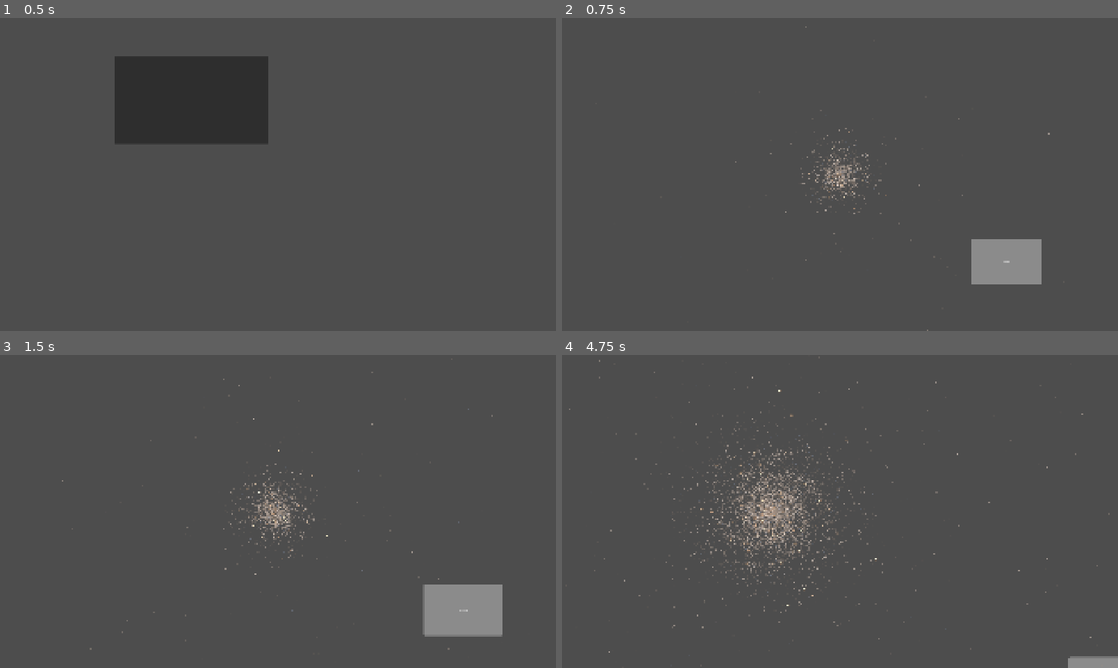
Above: before the commit, frames 1-4 (two rows, left to right).
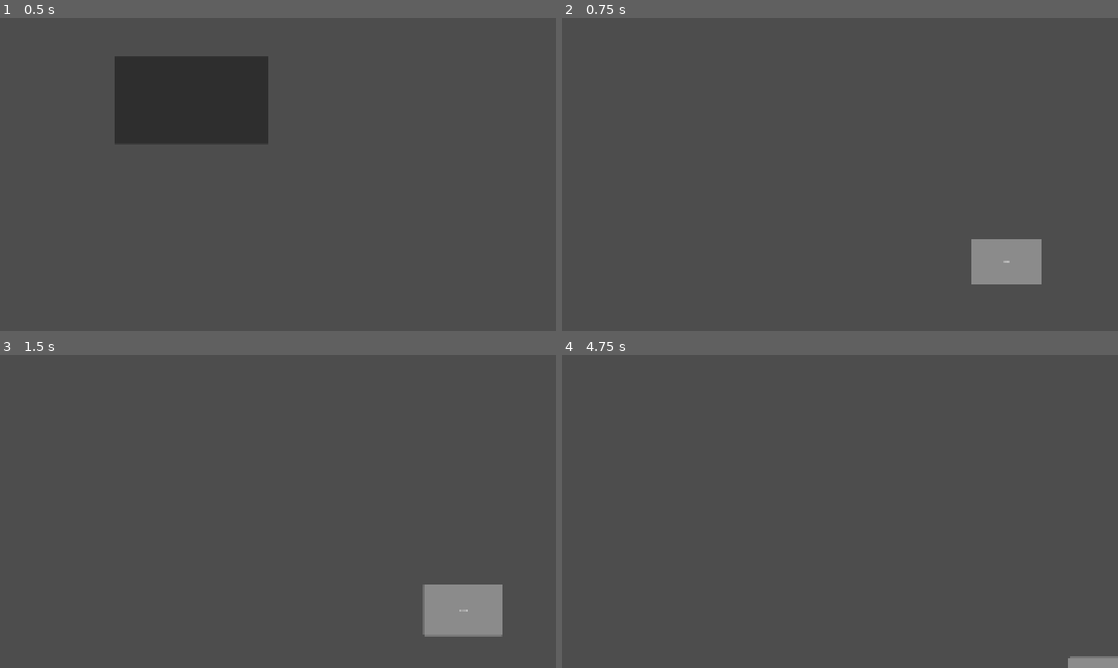
Above: after the commit, the same moments.

Repository: anzac9425/project-universe-hardcore-4x
Game: Godot game, scene res://scenes/Main.tscn
Two runs of this game, one before a commit and one after it. Both use one fixed random seed, a clock stepped at 60 frames per second and the inputs below.
Inputs (mouse positions are in pixels of both pictures, inside the frame that each line leads up to):
- Up to frame 1 (0.5 s): no input
- Up to frame 2 (0.75 s): click (751, 99) at 0.5 s
- Up to frame 3 (1.5 s): tap Enter at 1.25 s; move the mouse to (400, 495) at 1.27 s; hold D from 1.28 s (still down); hold Z from 1.28 s (still down); click (400, 495) at 1.42 s
- Up to frame 4 (4.75 s): release D at 2 s; release Z at 2 s; drag from (728, 527) to (812, 574) at 2.02 s; tap Space at 2.75 s; move the mouse to (895, 442) at 2.77 s; hold D 2.78-3.5 s; hold Z 2.78-3.5 s; drag from (812, 574) to (673, 464) at 3.52 s; tap Enter at 4.25 s; move the mouse to (1006, 558) at 4.27 s; hold A from 4.28 s (still down); hold Z from 4.28 s (still down)

Frame 1 is identical in both runs. In frame 2, 0.5% of the frame differs, in the area x 31-88%, y 2-100%; in frame 3, 0.7%; in frame 4, 2.7%, in the area x 1-99%, y 0-96%.
Error after the commit: Parse Error: Cannot infer the type of "ring_width" variable because the value doesn't have a set type. (res://scripts/scenes/Ingame/ingame.gd:87)

Commit message:
Add SMBH overlay visualization in ingame map

Diff:
--- a/scripts/scenes/Ingame/ingame.gd
+++ b/scripts/scenes/Ingame/ingame.gd
@@ -7,6 +7,11 @@
 const STAR_BASE_SIZE := 2.2
 const STAR_MAX_SIZE := 11.5
 const STAR_MAP_SCALE := 16.0
+const SMBH_BASE_RADIUS := 10.0
+const SMBH_MAX_RADIUS := 58.0
+const SMBH_RING_MIN := 12.0
+const SMBH_RING_MAX := 130.0
+const SMBH_JET_MAX_LENGTH := 460.0
 
 var _star_field: MultiMeshInstance2D
 
@@ -22,9 +27,104 @@
 		return
 
 	draw_circle(Vector2.ZERO, SYSTEM_DOT_RADIUS * 1.4, GALAXY_CENTER_COLOR)
+	_draw_smbh_overlay()
 
 	for system in GameSession.galaxy.systems:
 		draw_circle(system.location, SYSTEM_DOT_RADIUS, SYSTEM_COLOR)
+
+
+func _draw_smbh_overlay() -> void:
+	var galaxy := GameSession.galaxy
+	if galaxy == null or galaxy.accretion_disk == null:
+		return
+
+	var ad := galaxy.accretion_disk
+	var p_exist := clamp(ad.p_bh_exist, 0.0, 1.0)
+	if not ad.has_bh and p_exist <= 0.01:
+		return
+
+	var has_bh_factor := 1.0 if ad.has_bh else 0.40
+	var bh_mass := max(ad.m_bh_kg / C.SOLAR_MASS, 0.0)
+	var log_m := ad.log10_m_bh_msun if is_finite(ad.log10_m_bh_msun) else 0.0
+	var mass_norm := clamp((log_m - 5.0) / 5.0, 0.0, 1.0)
+	if mass_norm <= 0.0 and bh_mass > 0.0:
+		mass_norm = clamp(log(1.0 + bh_mass) / log(1.0 + 1.0e10), 0.0, 1.0)
+
+	var core_radius := lerp(SMBH_BASE_RADIUS, SMBH_MAX_RADIUS, mass_norm)
+	core_radius *= has_bh_factor * (0.75 + 0.25 * p_exist)
+
+	var spin_norm := clamp((ad.spin_a + 1.0) * 0.5, 0.0, 1.0)
+	var eta_norm := clamp((ad.eta_rad - 0.03) / 0.39, 0.0, 1.0)
+	var p_mass_norm := clamp(ad.p_bh_mass, 0.0, 1.0)
+	var coherent_norm := clamp(ad.p_coherent, 0.0, 1.0)
+	var fuel_norm := clamp(ad.p_fuel, 0.0, 1.0)
+	var disk_prob_norm := clamp(ad.p_disk, 0.0, 1.0)
+	var lambda_norm := clamp((ad.log10_lambda_proxy + 6.0) / 7.0, 0.0, 1.0) if is_finite(ad.log10_lambda_proxy) else 0.0
+	var lum_norm := clamp((ad.log10_l_bol_lsun + 2.0) / 16.0, 0.0, 1.0) if is_finite(ad.log10_l_bol_lsun) else 0.0
+	var edd_norm := clamp((ad.log10_l_edd_lsun + 3.0) / 16.0, 0.0, 1.0) if is_finite(ad.log10_l_edd_lsun) else 0.0
+	var obscured_norm := clamp(ad.p_obscured, 0.0, 1.0)
+	var jet_prob_norm := clamp(ad.p_jet, 0.0, 1.0)
+	var jet_power_norm := clamp((ad.log10_p_jet_w - 30.0) / 18.0, 0.0, 1.0) if is_finite(ad.log10_p_jet_w) else 0.0
+	var jet_lorentz_norm := clamp((ad.jet_lorentz - 1.0) / 29.0, 0.0, 1.0)
+	var jet_half_angle_norm := clamp(ad.jet_half_angle_deg / 45.0, 0.0, 1.0)
+
+	var agn_hash := float(abs(ad.agn_class.hash()) % 1000) / 1000.0
+	var jet_morph_hash := float(abs(ad.jet_morphology.hash()) % 1000) / 1000.0
+
+	var bh_color := Color(0.05, 0.07, 0.10, 0.95)
+	var halo_color := Color(
+		0.45 + 0.45 * lambda_norm,
+		0.30 + 0.55 * (0.5 * eta_norm + 0.5 * coherent_norm),
+		0.22 + 0.65 * (0.5 * spin_norm + 0.5 * agn_hash),
+		0.18 + 0.60 * lum_norm
+	)
+	draw_circle(Vector2.ZERO, core_radius * (1.45 + 0.55 * lum_norm), halo_color)
+	draw_circle(Vector2.ZERO, core_radius, bh_color)
+
+	if ad.has_disk or disk_prob_norm > 0.05:
+		var ring_radius := lerp(SMBH_RING_MIN, SMBH_RING_MAX, clamp(ad.r_out_rg / 100000.0, 0.0, 1.0))
+		ring_radius *= (0.55 + 0.45 * (mass_norm * 0.5 + p_mass_norm * 0.5))
+		var ring_width := 2.0 + 7.0 * (0.6 * fuel_norm + 0.4 * disk_prob_norm)
+		var ring_alpha := 0.15 + 0.75 * (0.4 * lambda_norm + 0.6 * lum_norm)
+		var ring_color := Color(
+			0.72 + 0.25 * eta_norm,
+			0.36 + 0.52 * coherent_norm,
+			0.20 + 0.55 * spin_norm,
+			ring_alpha
+		)
+		draw_arc(Vector2.ZERO, ring_radius, -PI, PI, 96, ring_color, ring_width, true)
+		draw_arc(Vector2.ZERO, ring_radius + ring_width * 0.75, -PI, PI, 96, ring_color * Color(1.0, 1.0, 1.0, 0.5), 1.25, true)
+
+	if ad.has_jet or jet_prob_norm > 0.05:
+		var jet_length := lerp(40.0, SMBH_JET_MAX_LENGTH, 0.35 * jet_power_norm + 0.35 * jet_lorentz_norm + 0.30 * jet_prob_norm)
+		var tilt := lerp(-0.65, 0.65, jet_morph_hash)
+		var jet_dir := Vector2(cos(tilt), sin(tilt)).normalized()
+		var jet_open := deg_to_rad(max(ad.jet_half_angle_deg, 0.4))
+		var jet_width := 1.2 + 8.0 * (0.55 * jet_half_angle_norm + 0.45 * jet_prob_norm)
+		var jet_color := Color(
+			0.35 + 0.45 * jet_prob_norm,
+			0.62 + 0.35 * (1.0 - obscured_norm),
+			0.88 + 0.12 * jet_morph_hash,
+			0.20 + 0.70 * jet_power_norm
+		)
+
+		var forward := jet_dir * jet_length
+		var backward := -forward
+		draw_line(Vector2.ZERO, forward, jet_color, jet_width, true)
+		draw_line(Vector2.ZERO, backward, jet_color, jet_width, true)
+
+		var wing_len := jet_length * 0.18
+		var wing_dir_a := jet_dir.rotated(jet_open * 0.5)
+		var wing_dir_b := jet_dir.rotated(-jet_open * 0.5)
+		draw_line(forward * 0.82, forward * 0.82 + wing_dir_a * wing_len, jet_color * Color(1.0, 1.0, 1.0, 0.65), max(1.0, jet_width * 0.35), true)
+		draw_line(forward * 0.82, forward * 0.82 + wing_dir_b * wing_len, jet_color * Color(1.0, 1.0, 1.0, 0.65), max(1.0, jet_width * 0.35), true)
+		draw_line(backward * 0.82, backward * 0.82 - wing_dir_a * wing_len, jet_color * Color(1.0, 1.0, 1.0, 0.65), max(1.0, jet_width * 0.35), true)
+		draw_line(backward * 0.82, backward * 0.82 - wing_dir_b * wing_len, jet_color * Color(1.0, 1.0, 1.0, 0.65), max(1.0, jet_width * 0.35), true)
+
+	if ad.is_obscured:
+		var obscuration_r := core_radius * (1.7 + 1.0 * obscured_norm)
+		var obscuration_color := Color(0.07, 0.05, 0.04, 0.25 + 0.60 * obscured_norm)
+		draw_circle(Vector2.ZERO, obscuration_r, obscuration_color)
 
 
 func _build_star_field() -> void:
